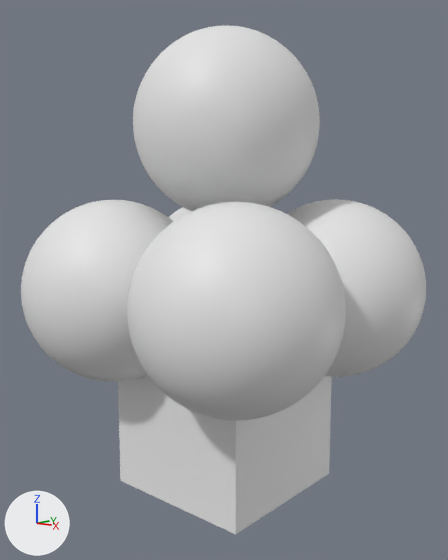
The Blender file testZone.blend: old version first, new version second.
The view is the same before and after, from a 50 mm lens placed at (5.18, -6.02, 2.85), pointed at (0.0, -0.04, 1.7). The lights are fixed; the arrows at lower left show +X, +Y and +Z.
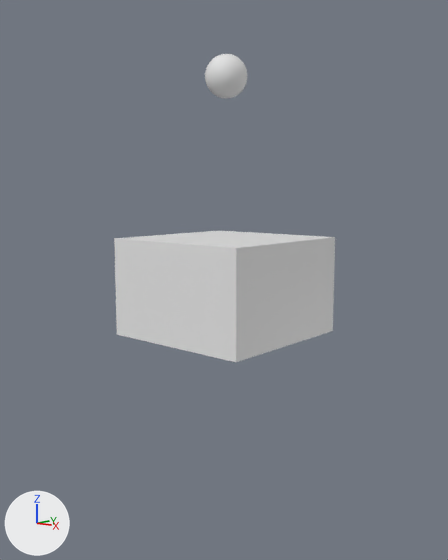
Location of each change, (x1, y1, x2, y2) in pixels of the pictures (448 x 560 px; the box of a moved part takes in the faces that stretch with it):
'Sphere.003', deleted: before (127, 202, 346, 420)
'Sphere', mesh rescaled, moved (77% narrower, 76% shorter): before (133, 25, 320, 211); after (205, 54, 247, 98)
'Plane', added: after (114, 231, 335, 362)
'Cube', hidden: before (118, 375, 332, 534)
'Sphere.002', deleted: before (21, 200, 174, 382)
'Sphere.004', deleted: before (287, 199, 426, 377)
'Sphere.001', deleted: before (168, 207, 191, 221)
part 1 of me_sphere, moved or reshaped: before (21, 25, 426, 420); after (205, 54, 247, 98)

Edits to the bpy script that builds the scene:
```text
Change me_sphere:
    where me_sphere.from_pydata(...)  # 1538 vertices, 1536 faces; spans x -1.15..1.15, y -1.15..1.15, z -1.15..1.15
    used by ob_sphere; location = (0.0, 0.0, 3.64)
    me_sphere part 1: the whole mesh is scaled about its middle by 0.227
Add me_plane:
    me_plane.from_pydata(...)  # 26 vertices, 24 faces; spans x -1.0..1.0, y -1.0..1.0, z 1.0..2.24
Change ob_cube:
    ob_cube.scale: (1.0, 1.0, 1.0) -> (1.75, 1.81, 1.0)
    add ob_cube.hide_set(True)
Change ob_sphere:
    ob_sphere.location: (0.0, 0.0, 3.64) -> (0.0, 0.0, 4.23)
Remove ob_sphere_001:
    ob_sphere_001 = bpy.data.objects.new('Sphere.001', me_sphere)
    ob_sphere_001.location = (-1.0, 1.0, 1.58)
Remove ob_sphere_002:
    ob_sphere_002 = bpy.data.objects.new('Sphere.002', me_sphere)
    ob_sphere_002.location = (-1.0, -1.0, 1.58)
Remove ob_sphere_003:
    ob_sphere_003 = bpy.data.objects.new('Sphere.003', me_sphere)
    ob_sphere_003.location = (1.0, -1.0, 1.58)
Remove ob_sphere_004:
    ob_sphere_004 = bpy.data.objects.new('Sphere.004', me_sphere)
    ob_sphere_004.location = (1.0, 1.0, 1.58)
Add ob_plane:
    ob_plane = bpy.data.objects.new('Plane', me_plane)
    ob_plane.location = (0.0, 0.0, 0.0)
```
